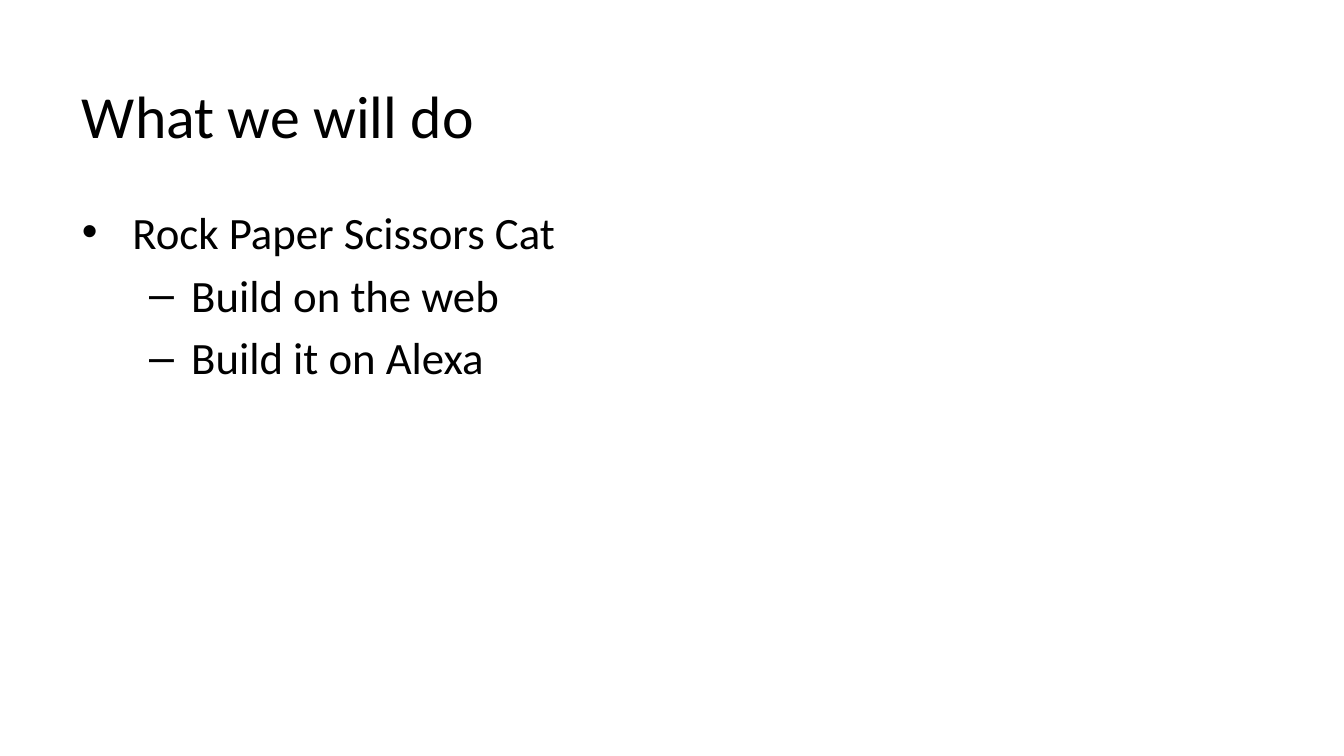
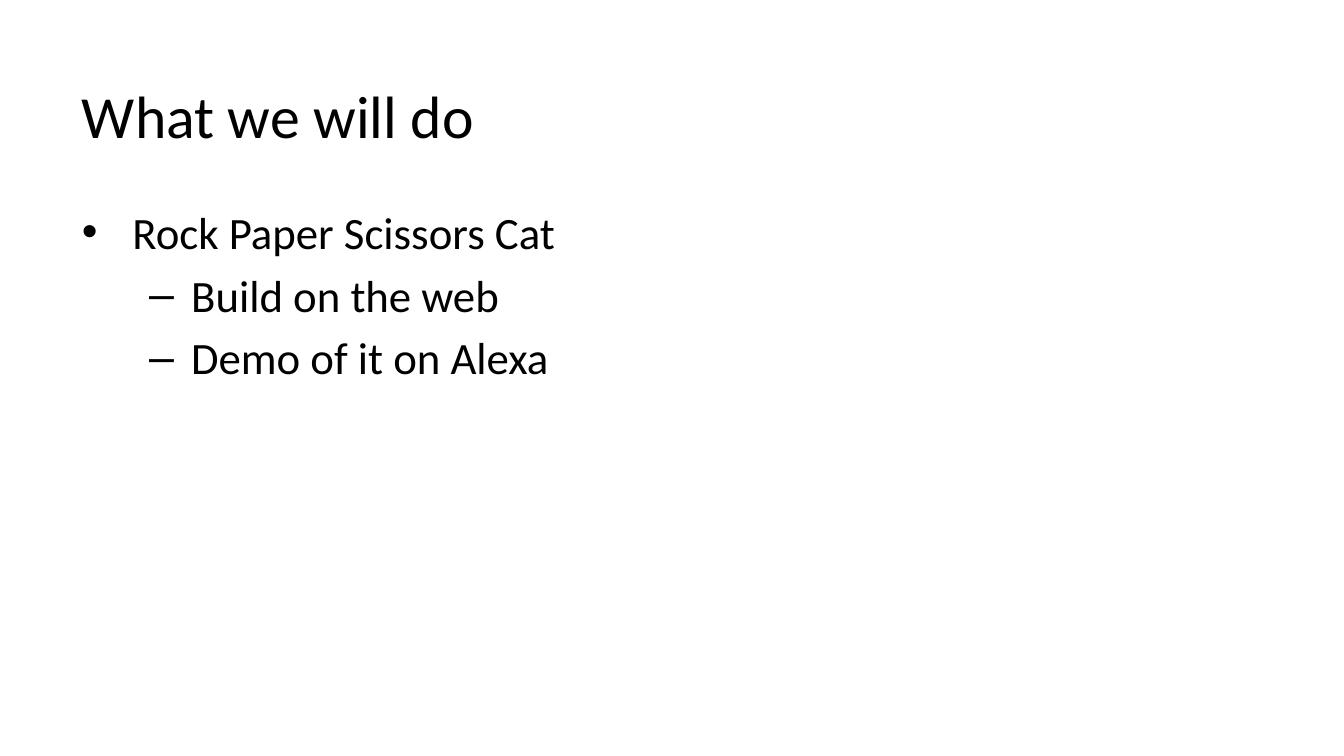
Before and after one commit to fi67/startPoint, a slide deck: slide 13 of rpsc2023.pptx. Drawn at 1344x756 pixels with LibreOffice and Linux fonts; fonts in the diff are those of the drawing; background and template pictures are left out. Boxes give left, top, right and bottom in pixels: in the first picture for what was removed or moved away, otherwise in the second. Text is boxed around its words. In the diff, an @@ line names an element or a change of style, - is before the commit and + after.

```diff
--- a/rpsc2023.pptx
+++ b/rpsc2023.pptx
@@ text at <box>191,343,549,375</box>: text changed @@
-  – Build it on Alexa
+  – Demo of it on Alexa
```
Also in this commit, not shown: 4 other slides changed.
